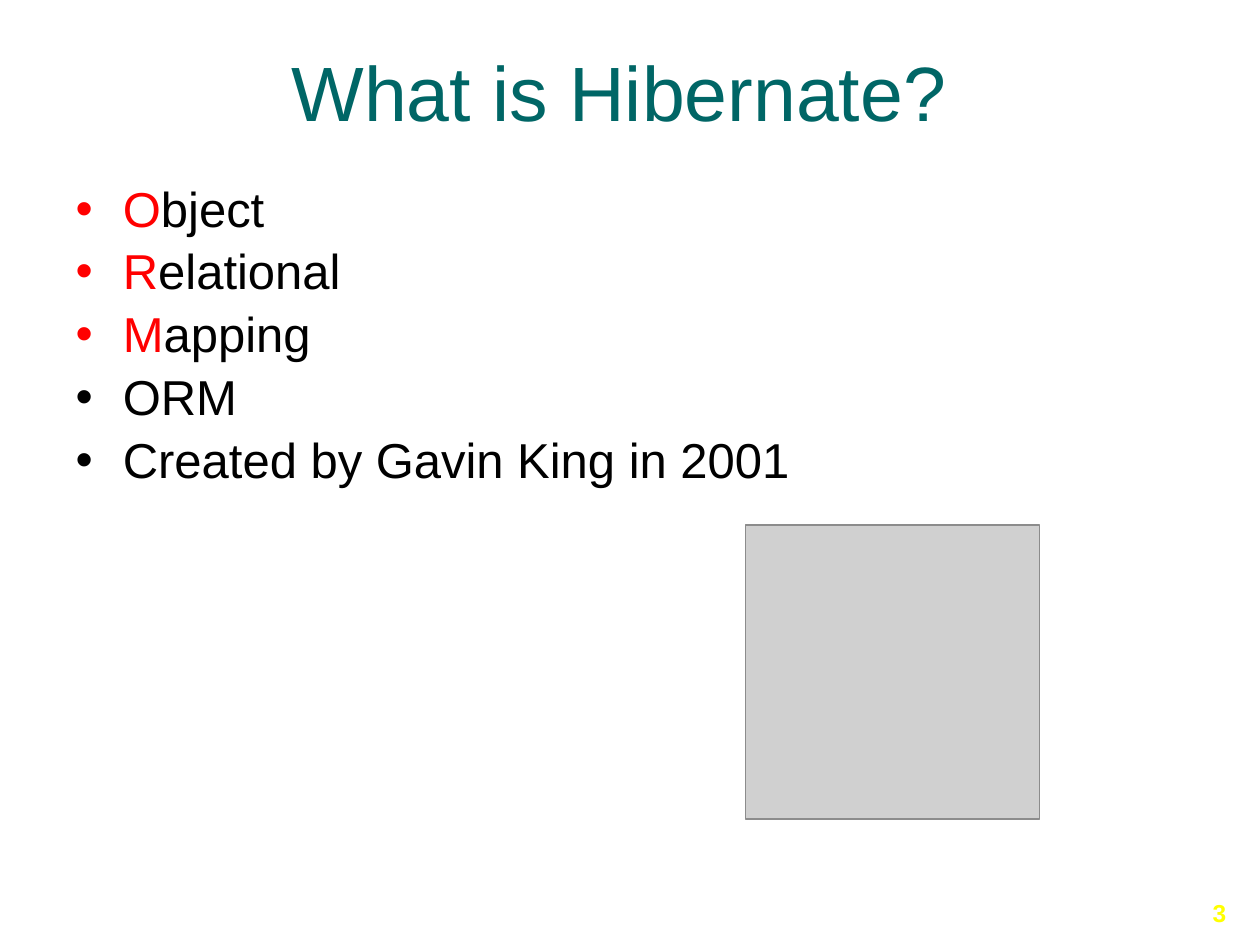
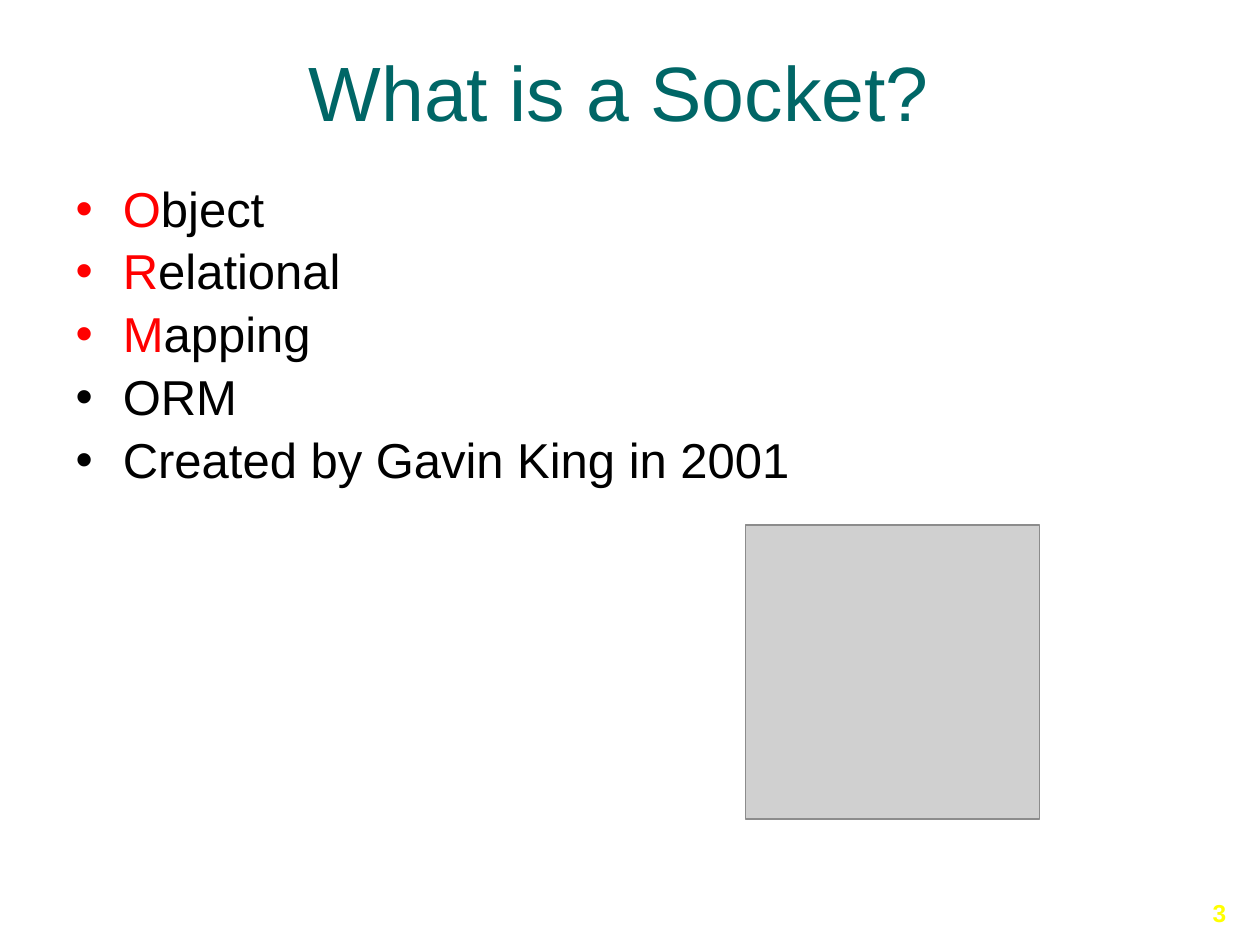
Before and after one commit to Ansilacerda/CIT360-Portfolio, a slide deck: slide 3 of Presentations/Client and Server Sockets/Client-Server-Sockets.pptx. Drawn at 1260x945 pixels with LibreOffice and Linux fonts; fonts in the diff are those of the drawing; grey boxes stand for pictures; background and template pictures are left out. Boxes give left, top, right and bottom in pixels: in the first picture for what was removed or moved away, otherwise in the second. Text is boxed around its words. In the diff, an @@ line names an element or a change of style, - is before the commit and + after.

```diff
--- a/Presentations/Client and Server Sockets/Client-Server-Sockets.pptx
+++ b/Presentations/Client and Server Sockets/Client-Server-Sockets.pptx
@@ title at (309, 65, 929, 122): text changed @@
-What is Hibernate?
+What is a Socket?
```
Also in this commit, not shown: 1 other slide changed, 1 other file.
